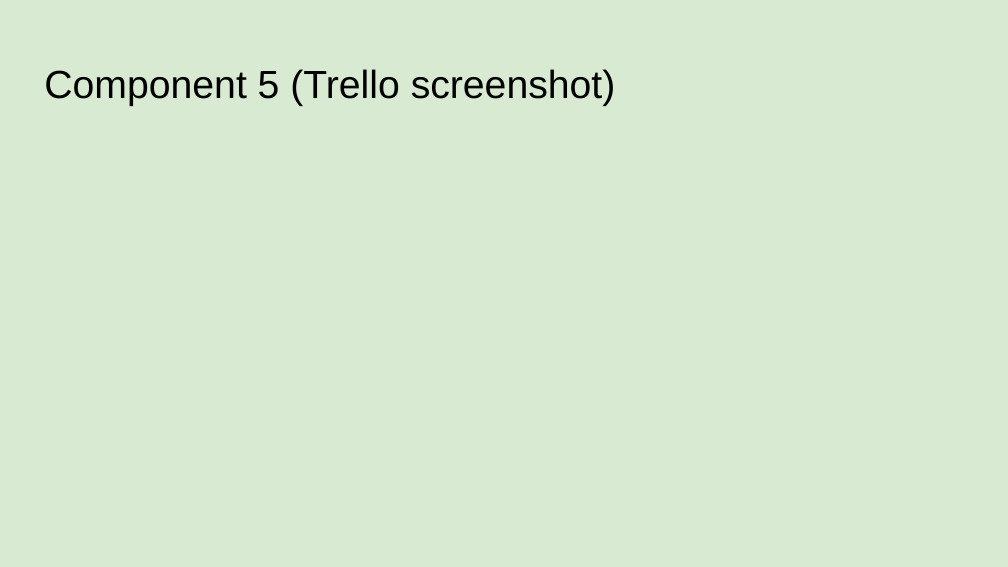
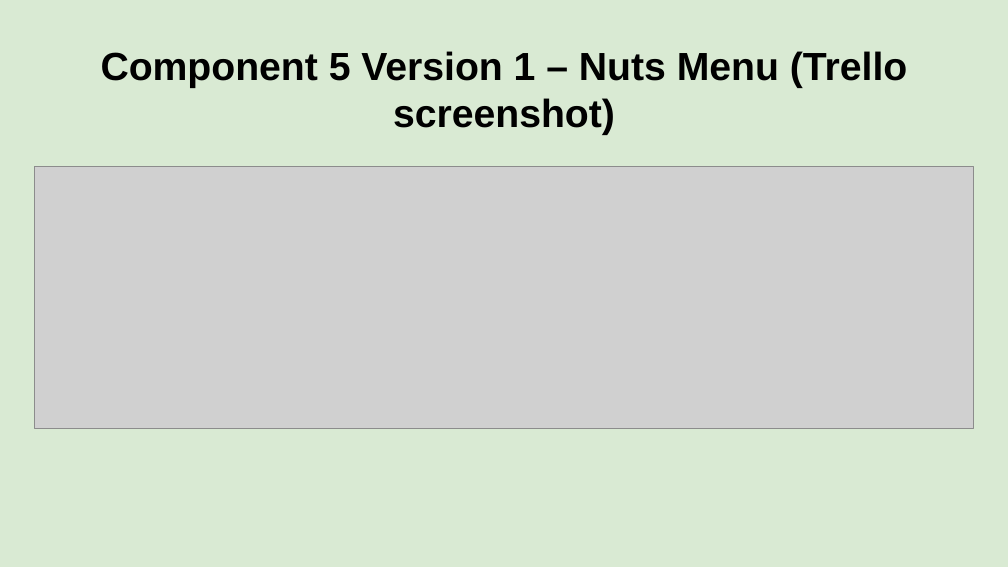
Before and after one commit to danettp/ds_nuts_bot, a slide deck: slide 42 of Danett Pepito - 000_91896 _ 91897 Documentation - 2150400 (Git).pptx. Drawn at 1008x567 pixels with LibreOffice and Linux fonts; fonts in the diff are those of the drawing; grey boxes stand for pictures; background and template pictures are left out. Boxes give left, top, right and bottom in pixels: in the first picture for what was removed or moved away, otherwise in the second. Text is boxed around its words. In the diff, an @@ line names an element or a change of style, - is before the commit and + after.

Commit message:
Added version 1 and 2 nuts menu
Created 2 versions of basic nuts menu.

```diff
--- a/Danett Pepito - 000_91896 _ 91897 Documentation - 2150400 (Git).pptx
+++ b/Danett Pepito - 000_91896 _ 91897 Documentation - 2150400 (Git).pptx
@@ title at [101,51,907,135]: text changed; bold on @@
-Component 5 (Trello screenshot)
+Component 5 Version 1 – Nuts Menu (Trello screenshot)
@@ picture added at [34,166,974,428] @@
```
Also in this commit, not shown: 1 other slide changed, 2 slides added, 2 other files.
